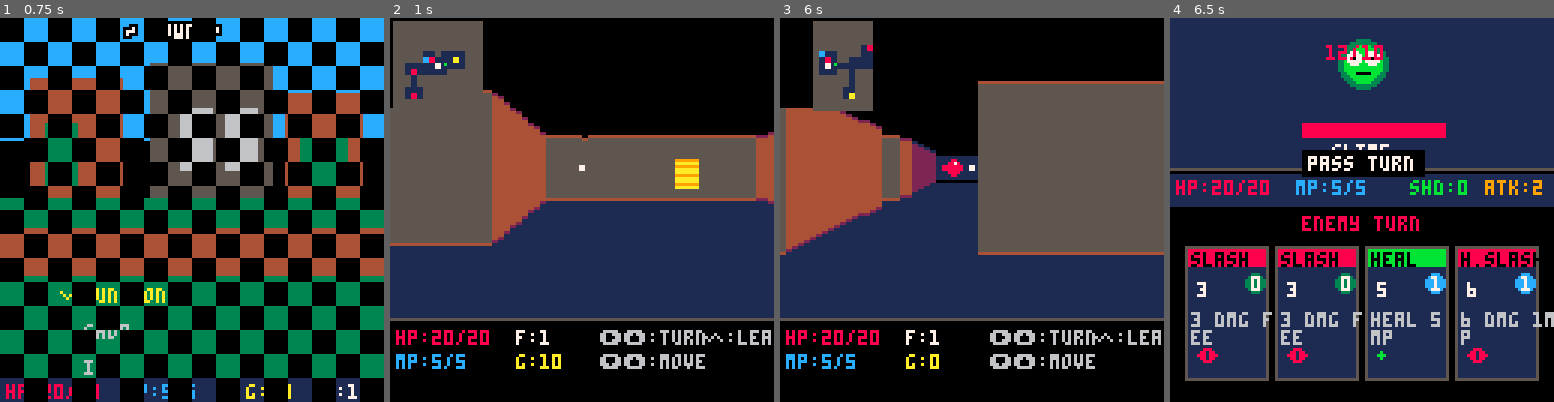
Above: before the commit, frames 1-4 (left to right).
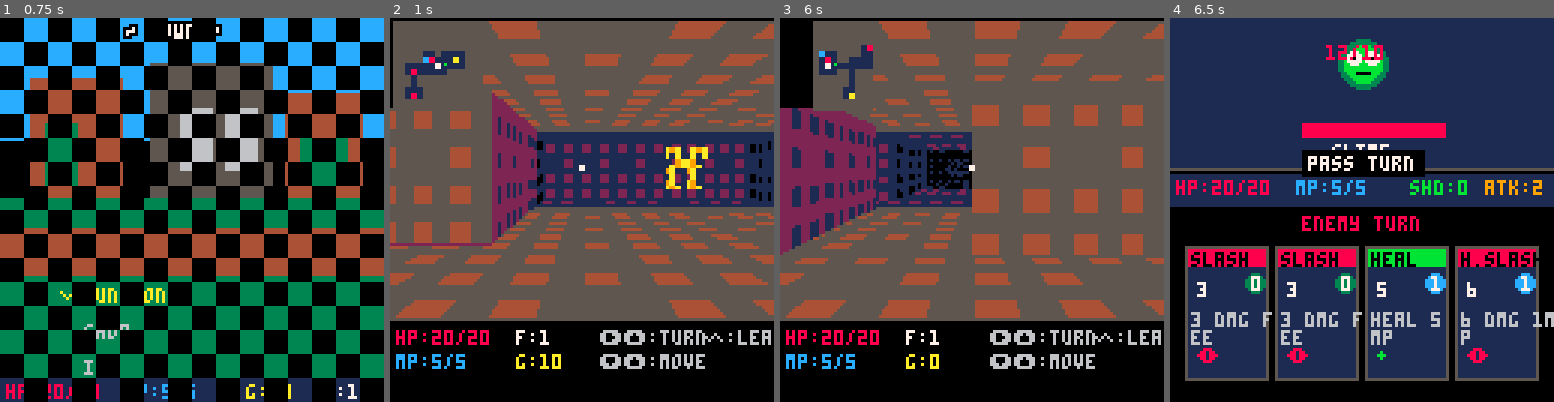
Above: after the commit, the same moments.

Repository: RubenTipparach/Mini-Pico-Games
Game: PICO-8 cartridge carts/card_dungeon.p8
Same seed, same stepped clock (60 frames per second), same inputs: the game is played once before the commit and once after it.
Inputs:
- Up to frame 1 (0.75 s): tap X (X key) at 0.33 s; tap O (Z key) at 0.7 s
- Up to frame 2 (1 s): no input
- Up to frame 3 (6 s): tap X (X key) at 1.07, 1.85, 2.97, 4.08, 5.2 s; hold Right 1.6-2.1 s; tap O (Z key) every 0.4 s from 1.7 to 5.7 s; hold Up 2.15-2.42 s; hold Right 2.47-3.03 s; hold Left 3.08-3.58 s; hold Down 3.63-3.97 s; hold Right 4.02-4.68 s; hold Up 4.73-5.03 s; hold Left 5.08-5.68 s; hold Down from 5.73 s (still down)
- Up to frame 4 (6.5 s): release Down at 6.03 s; hold Right from 6.08 s (still down); tap O (Z key) at 6.1 s; tap X (X key) at 6.32 s

Frame 1 is identical in both runs. In frame 2, 64% of the frame differs, in the area x 0-100%, y 0-79%; in frame 3, 54%; in frame 4, nothing differs.

Commit message:
Replace raycaster with tline()-based textured 3D renderer
- Walls rendered as textured columns via tline() sampling from sprite sheet
- Textured floor/ceiling with horizontal tline() scanlines (perspective-correct per row)
- Billboard sprites for enemies, stairs, portals using column-by-column tline()
- Distance fog via palette swapping (dark_pal mapping)
- 6 pixel-art textures in sprite sheet: wall (bright/dark), floor, ceiling, stairs, portal, enemy
- poke(0x5f36, 0x8) for better tline() precision on close walls
- Map cells set up in _init() to reference sprite textures

https://claude.ai/code/session_01MEvN7sYeqFiwiENTmSHgw3

Diff:
--- a/carts/card_dungeon.p8
+++ b/carts/card_dungeon.p8
@@ -30,10 +30,16 @@
  inn_buff=0
 }
 
--- raycaster config
+-- 3d config
 fov=0.166 -- ~60 degrees in pico turns
-num_rays=64
 view_h=100 -- viewport height
+-- texture map coords (in sprite sheet tiles)
+-- wall tex: sprite 0,0 (8x8)
+-- floor tex: sprite 1,0
+-- ceil tex: sprite 2,0
+-- stairs tex: sprite 3,0
+-- portal tex: sprite 4,0
+-- enemy tex: sprite 5,0
 
 -- card definitions
 -- type: 1=atk,2=heal,3=shield,4=buff
@@ -133,6 +139,25 @@
 function _init()
  state=st_title
  init_player()
+ -- set up map cells for tline
+ -- textures sampling
+ -- map cell (0,0)=sprite 0 (wall bright)
+ -- map cell (1,0)=sprite 1 (floor)
+ -- map cell (2,0)=sprite 2 (ceiling)
+ -- map cell (3,0)=sprite 3 (stairs)
+ -- map cell (4,0)=sprite 4 (portal)
+ -- map cell (5,0)=sprite 5 (enemy)
+ -- map cell (0,1)=sprite 16 (wall dark)
+ -- sprites: 0=wall, 1=floor, 2=ceil,
+ --  3=stairs, 4=portal, 5=enemy
+ --  16=dark wall (row 2 of spritesheet)
+ mset(0,0,0)  -- wall bright
+ mset(1,0,1)  -- floor
+ mset(2,0,2)  -- ceiling
+ mset(3,0,3)  -- stairs
+ mset(4,0,4)  -- portal
+ mset(5,0,5)  -- enemy
+ mset(0,1,16) -- wall dark
 end
 
 function init_player()
@@ -346,6 +371,13 @@
 
 -- depth buffer for sprites
 zbuf={}
+
+-- dark palette for distance fog
+-- maps normal colors to darker
+dark_pal={
+ [0]=0,0,1,1,2,1,2,6,
+ 2,4,4,3,1,1,2,1
+}
 
 -->8
 -- dungeon generation & exploration
@@ -523,22 +555,51 @@
  end
 end
 
--- raycaster draw
+-- set palette for distance fog
+function set_fog_pal(dist)
+ if dist>8 then
+  -- very dark
+  for i=0,15 do
+   pal(i,dark_pal[dark_pal[i]],0)
+  end
+ elseif dist>4 then
+  -- dark
+  for i=0,15 do
+   pal(i,dark_pal[i],0)
+  end
+ else
+  pal()
+ end
+end
+
+-- textured 3d draw using tline
 function draw_dungeon()
- -- ceiling
- rectfill(0,0,127,49,0)
- -- floor
- rectfill(0,50,127,view_h-1,1)
-
- -- cast rays
+ cls(0)
+ -- enable tline pixel mode for
+ -- better precision up close
+ poke(0x5f36,0x8)
+
+ -- set map wrap to 16x16 tiles
+ poke(0x5f38,16)
+ poke(0x5f39,16)
+
+ -- draw textured floor & ceiling
+ draw_floor_ceil()
+
+ -- cast rays for walls
  zbuf={}
- for i=0,num_rays-1 do
-  local ray_ang=p.ang-fov/2+fov*i/num_rays
-  cast_ray(i,ray_ang)
- end
-
- -- draw sprites (enemies, stairs, portal)
+ local hfov=fov/2
+ for col=0,127 do
+  local ray_frac=(col/127)-0.5
+  local ray_ang=p.ang+ray_frac*fov
+  cast_ray_tex(col,ray_ang)
+ end
+
+ -- draw sprites
  draw_world_sprites()
+
+ -- reset palette
+ pal()
 
  -- minimap
  draw_minimap()
@@ -554,112 +615,169 @@
  pset(64,50,7)
 end
 
-function cast_ray(col,ang)
+-- textured floor and ceiling
+-- using horizontal tline scanlines
+function draw_floor_ceil()
+ local mid_y=50
+ local ca=cos(p.ang)
+ local sa=sin(p.ang)
+
+ for sy=mid_y+1,view_h-1 do
+  -- distance for this row
+  local rowdist=mid_y/(sy-mid_y)
+
+  -- world coords of left and right
+  -- edges of this scanline
+  local lfov=-fov/2
+  local rfov=fov/2
+
+  local ldx=cos(p.ang+lfov)
+  local ldy=sin(p.ang+lfov)
+  local rdx=cos(p.ang+rfov)
+  local rdy=sin(p.ang+rfov)
+
+  local flx=p.x+ldx*rowdist
+  local fly=p.y+ldy*rowdist
+  local frx=p.x+rdx*rowdist
+  local fry=p.y+rdy*rowdist
+
+  -- floor texture: tile (1,0)
+  -- map coords = world pos
+  -- (tiles wrap via 0x5f38)
+  set_fog_pal(rowdist)
+
+  -- floor scanline
+  tline(0,sy,127,sy,
+   flx,fly,
+   (frx-flx)/128,
+   (fry-fly)/128)
+
+  -- ceiling scanline (mirror)
+  local cy=mid_y-(sy-mid_y)
+  if cy>=0 then
+   tline(0,cy,127,cy,
+    flx+2,fly,
+    (frx-flx)/128,
+    (fry-fly)/128)
+  end
+ end
+ pal()
+end
+
+-- cast one ray and draw textured
+-- wall column using tline
+function cast_ray_tex(col,ang)
  local dx=cos(ang)
  local dy=sin(ang)
 
- -- dda raycaster
+ -- dda setup
  local mx=flr(p.x)
  local my=flr(p.y)
 
- local deldx=abs(1/dx) if dx==0 then deldx=32000 end
- local deldy=abs(1/dy) if dy==0 then deldy=32000 end
+ local ddx=abs(1/dx)
+ local ddy=abs(1/dy)
+ if dx==0 then ddx=32000 end
+ if dy==0 then ddy=32000 end
 
  local stepx,stepy
  local sidex,sidey
 
  if dx<0 then
   stepx=-1
-  sidex=(p.x-mx)*deldx
+  sidex=(p.x-mx)*ddx
  else
   stepx=1
-  sidex=(mx+1-p.x)*deldx
+  sidex=(mx+1-p.x)*ddx
  end
  if dy<0 then
   stepy=-1
-  sidey=(p.y-my)*deldy
+  sidey=(p.y-my)*ddy
  else
   stepy=1
-  sidey=(my+1-p.y)*deldy
+  sidey=(my+1-p.y)*ddy
  end
 
  -- step through grid
  local hit=false
  local side=0
  local dist=0
- local tile=0
  for i=0,30 do
   if sidex<sidey then
-   sidex+=deldx
+   sidex+=ddx
    mx+=stepx
    side=0
   else
-   sidey+=deldy
+   sidey+=ddy
    my+=stepy
    side=1
   end
 
-  if mx<0 or mx>=dw or my<0 or my>=dh then
+  if mx<0 or mx>=dw or
+     my<0 or my>=dh then
    hit=true
    dist=20
-   tile=1
    break
   end
 
   if dmap[my][mx]==1 then
    hit=true
-   tile=1
    if side==0 then
-    dist=sidex-deldx
+    dist=sidex-ddx
    else
-    dist=sidey-deldy
+    dist=sidey-ddy
    end
    break
   end
  end
 
- if not hit then
-  dist=20
- end
+ if not hit then dist=20 end
 
  -- fix fisheye
  local rdiff=ang-p.ang
  dist=dist*cos(rdiff)
  if dist<0.1 then dist=0.1 end
 
- -- store depth
  zbuf[col]=dist
 
- -- wall height
+ -- wall height on screen
  local wh=view_h/dist
- if wh>view_h then wh=view_h end
+ if wh>200 then wh=200 end
  local wy1=50-wh/2
  local wy2=50+wh/2
 
- -- wall color based on side and distance
- local c1,c2
+ -- compute texture u coordinate
+ -- (where on the wall we hit)
+ local wall_x
  if side==0 then
-  c1=5 c2=4
+  wall_x=p.y+dist*dy/cos(rdiff)
  else
-  c1=4 c2=2
- end
- -- darken with distance
- if dist>6 then c1=2 c2=1 end
- if dist>10 then c1=1 c2=0 end
-
- -- draw wall column (2px wide)
- local sx=col*2
- rectfill(sx,wy1,sx+1,wy2,c1)
- -- top/bottom edge shading
- if wy2-wy1>4 then
-  line(sx,wy1,sx+1,wy1,c2)
-  line(sx,wy2,sx+1,wy2,c2)
- end
-end
-
--- draw sprites in 3d view
+  wall_x=p.x+dist*dx/cos(rdiff)
+ end
+ wall_x=wall_x%1 -- fractional part
+
+ -- texture column in sprite sheet
+ -- wall texture at tile (0,0)
+ -- u maps to x within the 8px tile
+ local tx=wall_x
+
+ -- apply fog palette
+ set_fog_pal(dist)
+
+ -- use darker shade for y-facing walls
+ if side==1 then
+  -- shift to dark wall tile (0,1)
+  tline(col,wy1,col,wy2,
+   tx,1,0,1/wh)
+ else
+  tline(col,wy1,col,wy2,
+   tx,0,0,1/wh)
+ end
+
+ pal()
+end
+
+-- draw billboard sprites in 3d
 function draw_world_sprites()
- -- collect visible sprites
  local sprites={}
  for y=0,dh-1 do
   for x=0,dw-1 do
@@ -667,9 +785,9 @@
    if t>=2 and t<=4 then
     local sx=x+0.5
     local sy=y+0.5
-    local dx=sx-p.x
-    local dy=sy-p.y
-    local dist=sqrt(dx*dx+dy*dy)
+    local ddx=sx-p.x
+    local ddy=sy-p.y
+    local dist=sqrt(ddx*ddx+ddy*ddy)
     if dist<10 then
      add(sprites,{
       x=sx,y=sy,t=t,dist=dist
@@ -679,98 +797,67 @@
   end
  end
 
- -- sort by distance (far first)
+ -- sort far to near
  for i=1,#sprites do
   for j=i+1,#sprites do
    if sprites[j].dist>sprites[i].dist then
-    sprites[i],sprites[j]=sprites[j],sprites[i]
+    sprites[i],sprites[j]=
+     sprites[j],sprites[i]
    end
   end
  end
 
- -- draw each sprite
  for s in all(sprites) do
-  local dx=s.x-p.x
-  local dy=s.y-p.y
-
-  -- angle to sprite relative to view
-  local sang=atan2(dx,dy)
+  local ddx=s.x-p.x
+  local ddy=s.y-p.y
+
+  local sang=atan2(ddx,ddy)
   local adiff=sang-p.ang
-  -- normalize to -0.5..0.5
   while adiff>0.5 do adiff-=1 end
   while adiff<-0.5 do adiff+=1 end
 
-  -- check if in fov
-  if abs(adiff)<fov/2+0.02 then
-   -- screen x position
+  if abs(adiff)<fov/2+0.03 then
    local scrx=64+adiff/fov*128
-
-   -- sprite size based on dist
    local sz=view_h/(s.dist*2)
-   if sz>60 then sz=60 end
+   if sz>80 then sz=80 end
+
    local sy1=50-sz/2
    local sy2=50+sz/2
-
-   -- column range
    local sx1=scrx-sz/2
    local sx2=scrx+sz/2
 
-   -- draw sprite columns only if
-   -- closer than wall
+   -- pick sprite texture tile
+   -- enemy=5,0  stairs=3,0  portal=4,0
+   local stx,sty
+   if s.t==2 then stx=5 sty=0
+   elseif s.t==3 then stx=3 sty=0
+   elseif s.t==4 then stx=4 sty=0
+   end
+
+   set_fog_pal(s.dist)
+
+   -- draw textured billboard
+   -- column by column, checking zbuf
+   local tw=sx2-sx1
+   if tw<1 then tw=1 end
    for cx=max(0,flr(sx1)),min(127,flr(sx2)) do
-    local ri=flr(cx/2)
-    if ri>=0 and ri<num_rays then
-     if s.dist<zbuf[ri] then
-      -- draw column
-      if s.t==2 then
-       -- enemy: red blob
-       local frac=(cx-sx1)/(sx2-sx1)
-       local r=0.5-abs(frac-0.5)
-       local ch=sz*r*2
-       local cy1=50-ch/2
-       local cy2=50+ch/2
-       line(cx,cy1,cx,cy2,8)
-       -- eyes
-       if abs(frac-0.35)<0.06 or
-          abs(frac-0.65)<0.06 then
-        local ey=50-ch/4
-        pset(cx,ey,7)
-       end
-      elseif s.t==3 then
-       -- stairs: yellow
-       local frac=(cx-sx1)/(sx2-sx1)
-       if frac>0.2 and frac<0.8 then
-        line(cx,sy1+sz*0.3,cx,sy2,10)
-        -- step lines
-        for sl=0,3 do
-         local sly=sy1+sz*0.3+sl*sz/5
-         if sly<sy2 then
-          pset(cx,sly,9)
-         end
-        end
-       end
-      elseif s.t==4 then
-       -- town portal: blue glow
-       local frac=(cx-sx1)/(sx2-sx1)
-       local r=0.5-abs(frac-0.5)
-       local ch=sz*r*2
-       local cy1=50-ch/2
-       local cy2=50+ch/2
-       line(cx,cy1,cx,cy2,12)
-       if flr(time()*4)%2==0 then
-        line(cx,cy1,cx,cy2,6)
-       end
-      end
-     end
+    local ri=cx
+    if ri>=0 and ri<=127 and
+       s.dist<(zbuf[ri] or 999) then
+     local frac=(cx-sx1)/tw
+     local tu=stx+frac
+     tline(cx,sy1,cx,sy2,
+      tu,sty,0,1/sz)
     end
    end
+   pal()
   end
  end
 end
 
 -- minimap in corner
 function draw_minimap()
- local ms=2 -- pixel size per cell
+ local ms=2
  local mx0=1
  local my0=1
  local range=7
@@ -784,7 +871,8 @@
    local wy=flr(p.y)+dy
    local sx=mx0+(dx+range)*ms
    local sy=my0+(dy+range)*ms
-   if wx>=0 and wx<dw and wy>=0 and wy<dh then
+   if wx>=0 and wx<dw and
+      wy>=0 and wy<dh then
     local t=dmap[wy][wx]
     local c=0
     if t==0 then c=1
@@ -798,11 +886,10 @@
   end
  end
 
- -- player dot
+ -- player dot + direction
  local px=mx0+range*ms
  local py=my0+range*ms
  rectfill(px,py,px+ms-1,py+ms-1,7)
- -- direction indicator
  local ddx=cos(p.ang)*3
  local ddy=sin(p.ang)*3
  pset(px+ddx,py+ddy,11)
Not shown, changed: 21 lines of the sprite sheet (__gfx__) section of carts/card_dungeon.p8
